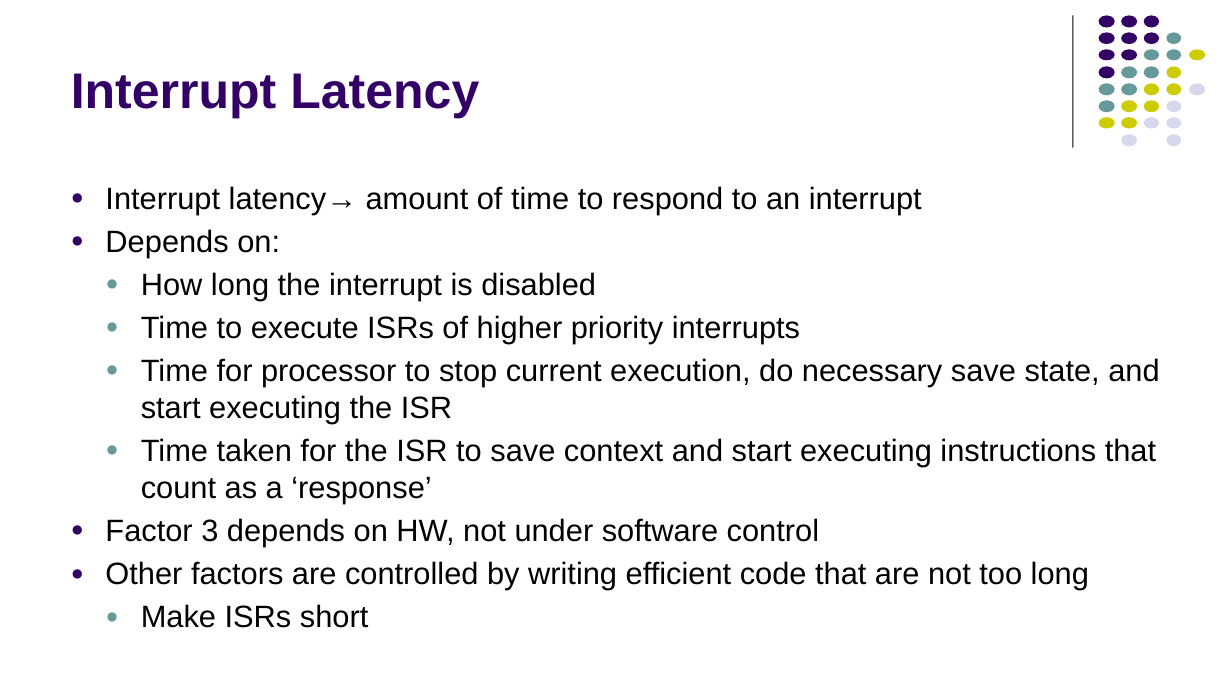
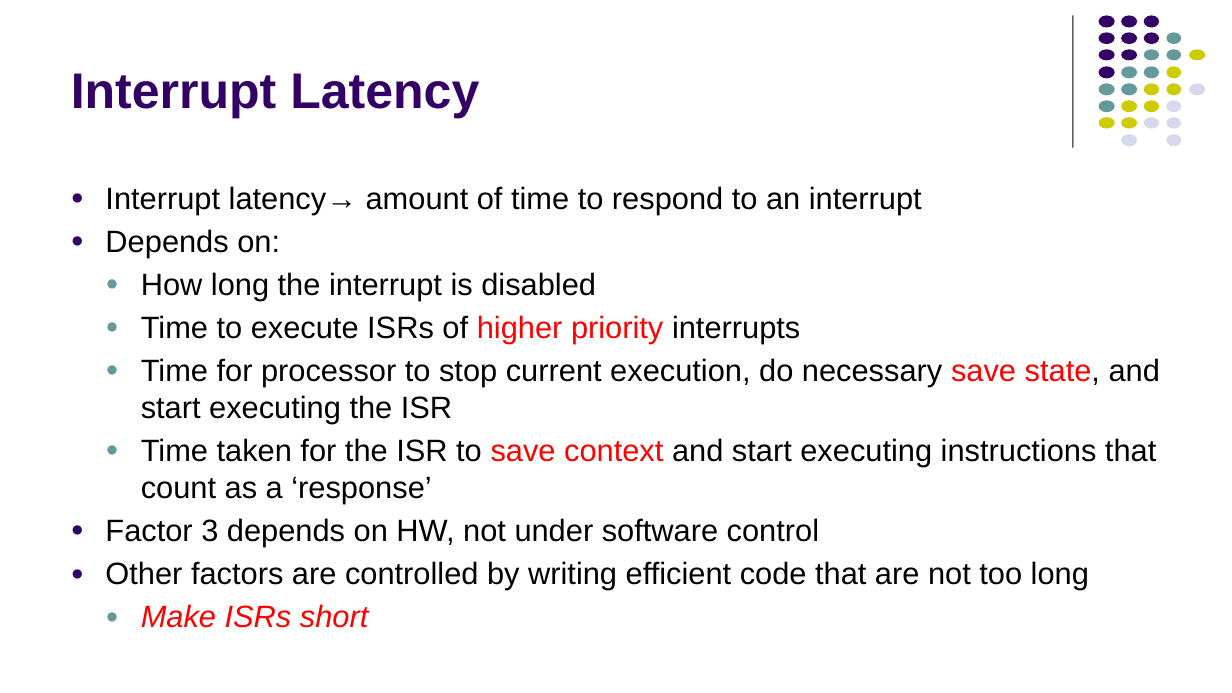
Before and after one commit to kmtekvn/hitech_stm32_basic, a slide deck: slide 11 of 04. Slides/04. TIMER/Interrupt.pptx. Drawn at 1232x693 pixels with LibreOffice and Linux fonts; fonts in the diff are those of the drawing. Boxes give left, top, right and bottom in pixels: in the first picture for what was removed or moved away, otherwise in the second. Text is boxed around its words. In the diff, an @@ line names an element or a change of style, - is before the commit and + after.

```diff
--- a/04. Slides/04. TIMER/Interrupt.pptx
+++ b/04. Slides/04. TIMER/Interrupt.pptx
@@ text at (x1=141, y1=315, x2=1160, y2=628): text colour #000000 to #FF0000 in "higher priority", "save state,", "save context", "Make ISRs short"; italic on in "Make ISRs short" @@
```
Also in this commit, not shown: 6 other slides changed, 1 slide added.
